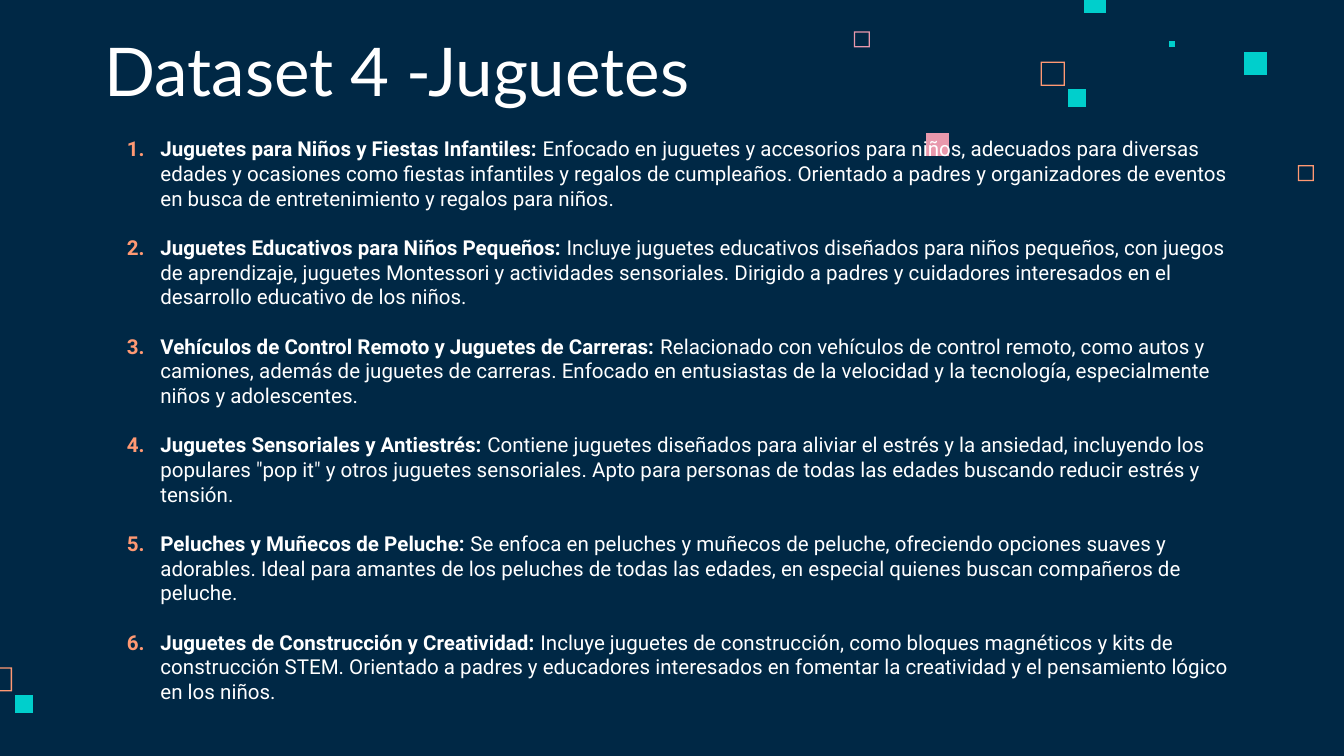
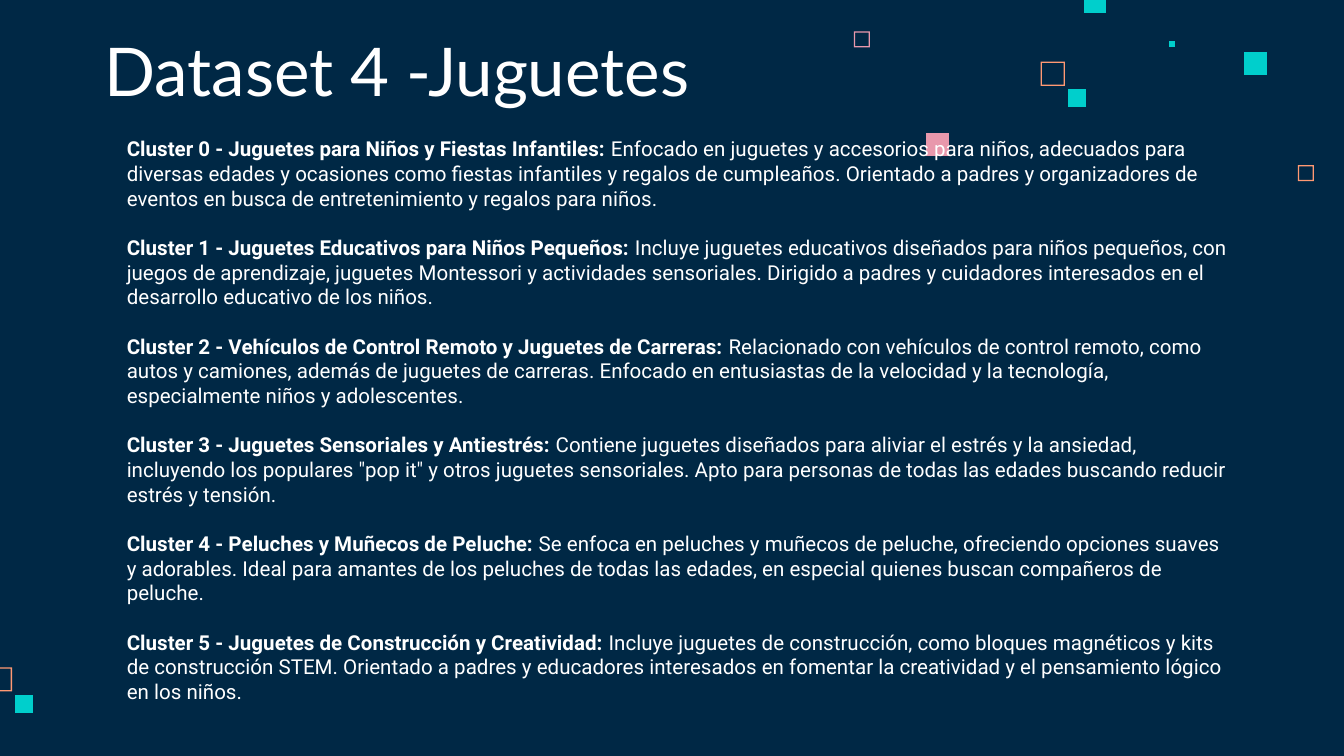
Before and after one commit to ChrissValdez/Proyecto_Integrador, a slide deck: slide 27 of Proyecto_integrador.pptx. Drawn at 1344x756 pixels with LibreOffice and Linux fonts; fonts in the diff are those of the drawing. Boxes give left, top, right and bottom in pixels: in the first picture for what was removed or moved away, otherwise in the second. Text is boxed around its words. In the diff, an @@ line names an element or a change of style, - is before the commit and + after.

```diff
--- a/Proyecto_integrador.pptx
+++ b/Proyecto_integrador.pptx
@@ text at (127, 137, 1226, 700): text changed @@
-1. Juguetes para Niños y Fiestas Infantiles: Enfocado en juguetes y accesorios para niños, adecuados para diversas edades y ocasiones como fiestas infantiles y regalos de cumpleaños. Orientado a padres y organizadores de eventos en busca de entretenimiento y regalos para niños.
-2. Juguetes Educativos para Niños Pequeños: Incluye juguetes educativos diseñados para niños pequeños, con juegos de aprendizaje, juguetes Montessori y actividades sensoriales. Dirigido a padres y cuidadores interesados en el desarrollo educativo de los niños.
-3. Vehículos de Control Remoto y Juguetes de Carreras: Relacionado con vehículos de control remoto, como autos y camiones, además de juguetes de carreras. Enfocado en entusiastas de la velocidad y la tecnología, especialmente niños y adolescentes.
-4. Juguetes Sensoriales y Antiestrés: Contiene juguetes diseñados para aliviar el estrés y la ansiedad, incluyendo los populares "pop it" y otros juguetes sensoriales. Apto para personas de todas las edades buscando reducir estrés y tensión.
-5. Peluches y Muñecos de Peluche: Se enfoca en peluches y muñecos de peluche, ofreciendo opciones suaves y adorables. Ideal para amantes de los peluches de todas las edades, en especial quienes buscan compañeros de peluche.
-6. Juguetes de Construcción y Creatividad: Incluye juguetes de construcción, como bloques magnéticos y kits de construcción STEM. Orientado a padres y educadores interesados en fomentar la creatividad y el pensamiento lógico en los niños.
+Cluster 0 - Juguetes para Niños y Fiestas Infantiles: Enfocado en juguetes y accesorios para niños, adecuados para diversas edades y ocasiones como fiestas infantiles y regalos de cumpleaños. Orientado a padres y organizadores de eventos en busca de entretenimiento y regalos para niños.
+Cluster 1 - Juguetes Educativos para Niños Pequeños: Incluye juguetes educativos diseñados para niños pequeños, con juegos de aprendizaje, juguetes Montessori y actividades sensoriales. Dirigido a padres y cuidadores interesados en el desarrollo educativo de los niños.
+Cluster 2 - Vehículos de Control Remoto y Juguetes de Carreras: Relacionado con vehículos de control remoto, como autos y camiones, además de juguetes de carreras. Enfocado en entusiastas de la velocidad y la tecnología, especialmente niños y adolescentes.
+Cluster 3 - Juguetes Sensoriales y Antiestrés: Contiene juguetes diseñados para aliviar el estrés y la ansiedad, incluyendo los populares "pop it" y otros juguetes sensoriales. Apto para personas de todas las edades buscando reducir estrés y tensión.
+Cluster 4 - Peluches y Muñecos de Peluche: Se enfoca en peluches y muñecos de peluche, ofreciendo opciones suaves y adorables. Ideal para amantes de los peluches de todas las edades, en especial quienes buscan compañeros de peluche.
+Cluster 5 - Juguetes de Construcción y Creatividad: Incluye juguetes de construcción, como bloques magnéticos y kits de construcción STEM. Orientado a padres y educadores interesados en fomentar la creatividad y el pensamiento lógico en los niños.
```
Also in this commit, not shown: 4 other slides changed.
